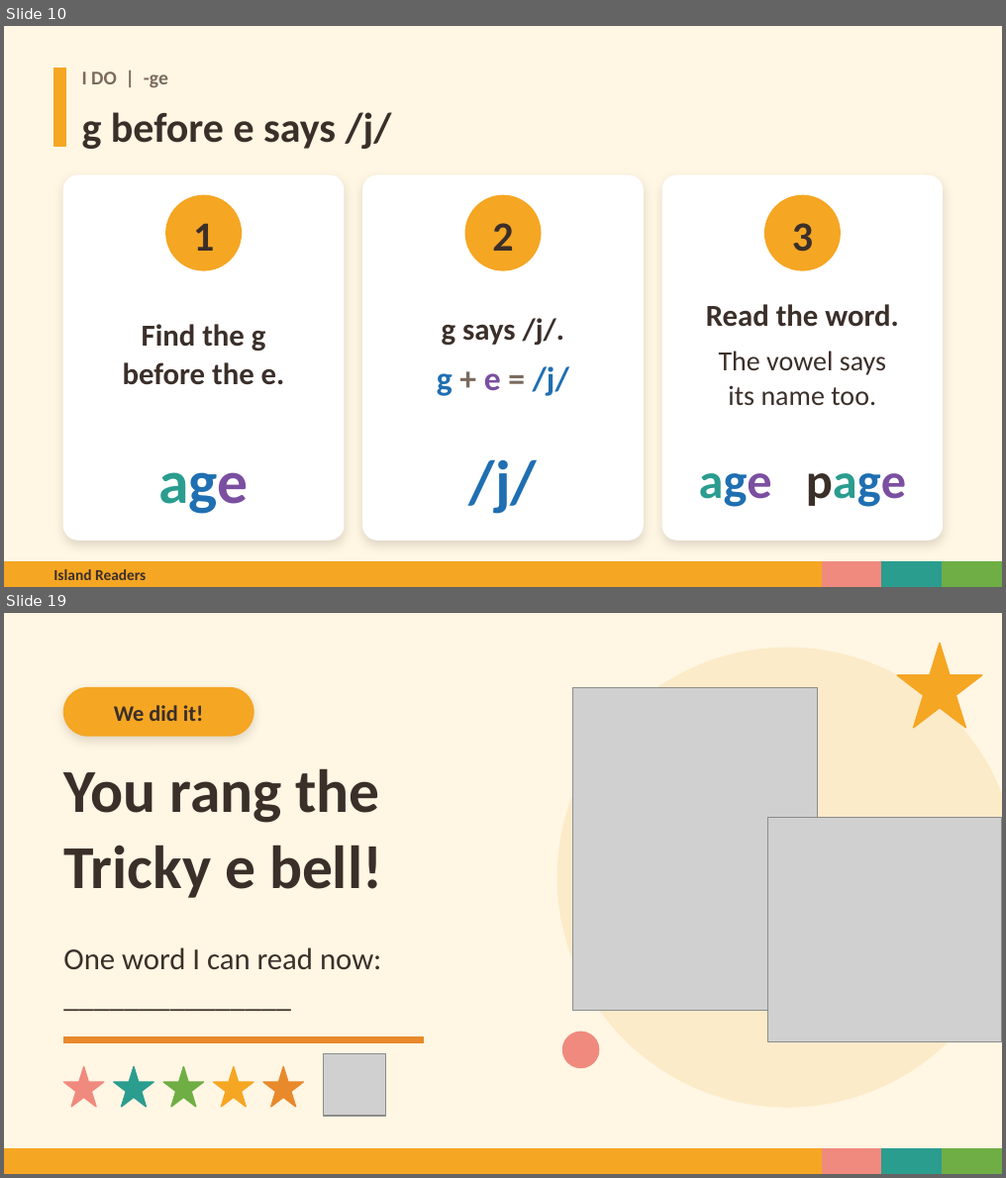
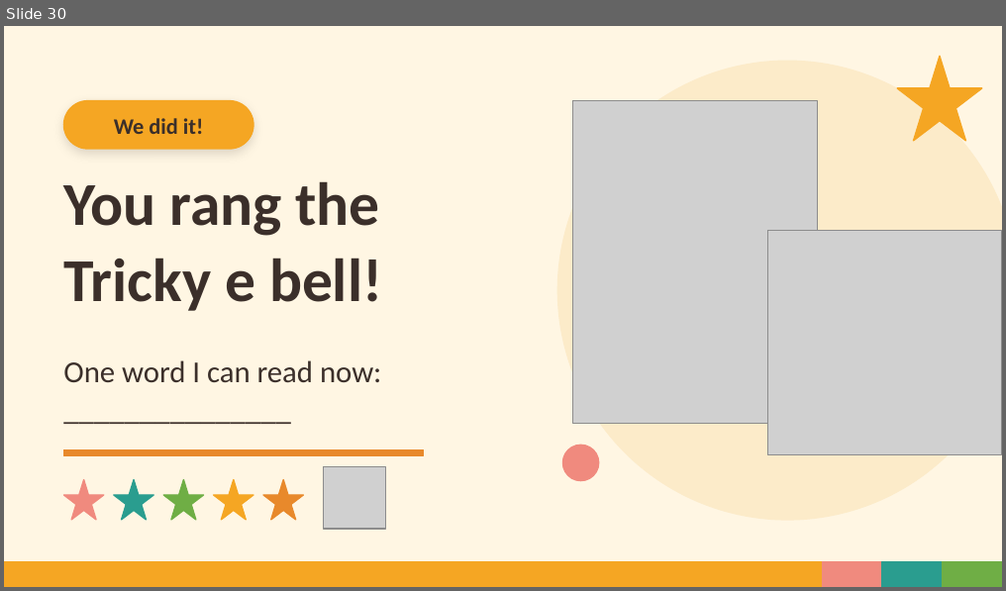
Before and after one commit to Silkwormx/island-readers, a slide deck: materials/unit5/Island_Readers_Tricky_e_Endings.pptx. Shown one above the other, each under a label of ours: slides 10 and 19 before the commit, slide 30 after it; the slides between them are not shown. The pictures are 1006x1178 and 1006x591 pixels, drawn with LibreOffice and Linux fonts; fonts in the diff are those of the drawing; grey boxes stand for pictures. Boxes give left, top, right and bottom in pixels: in the first picture for what was removed or moved away, otherwise in the second. Text is boxed around its words. In the diff, an @@ line names an element or a change of style, - is before the commit and + after.

```diff
--- a/materials/unit5/Island_Readers_Tricky_e_Endings.pptx
+++ b/materials/unit5/Island_Readers_Tricky_e_Endings.pptx
@@ slide 10 removed at <box>4,26,1002,587</box>, background #FFF6E3 @@
@@ rectangle removed at <box>54,68,65,146</box> @@
@@ text removed at <box>82,72,168,88</box> @@
-I DO | -ge
@@ text removed at <box>82,112,392,149</box> @@
-g before e says /j/
@@ rounded rectangle removed at <box>63,175,344,540</box> @@
@@ ellipse removed at <box>165,195,241,271</box> @@
@@ rounded rectangle removed at <box>363,175,643,540</box> @@
@@ ellipse removed at <box>465,195,540,271</box> @@
@@ rounded rectangle removed at <box>662,175,943,540</box> @@
@@ ellipse removed at <box>764,195,840,271</box> @@
@@ text removed at <box>193,223,214,251</box> @@
-1
@@ text removed at <box>492,223,513,251</box> @@
-2
@@ text removed at <box>792,223,813,252</box> @@
-3
@@ text removed at <box>437,318,569,396</box> @@
-g says /j/.
-g + e = /j/
@@ text removed at <box>706,304,898,405</box> @@
-Read the word.
-The vowel says
-its name too.
@@ text removed at <box>123,324,285,385</box> @@
-Find the g
-before the e.
@@ text removed at <box>469,460,538,514</box> @@
-/j/
@@ text removed at <box>158,472,249,514</box> @@
-age
@@ text removed at <box>699,473,906,507</box> @@
-age page
@@ rectangle removed at <box>4,563,1002,587</box> @@
@@ text removed at <box>54,570,146,580</box> @@
-Island Readers
@@ rectangle removed at <box>823,563,882,587</box> @@
@@ rectangle removed at <box>882,563,943,587</box> @@
@@ rectangle removed at <box>943,563,1002,587</box> @@
@@ what was slide 19 is now slide 30 @@
```
Also in this commit, not shown: 16 slides changed, 13 slides added, 1 other slide removed, 41 other files.
